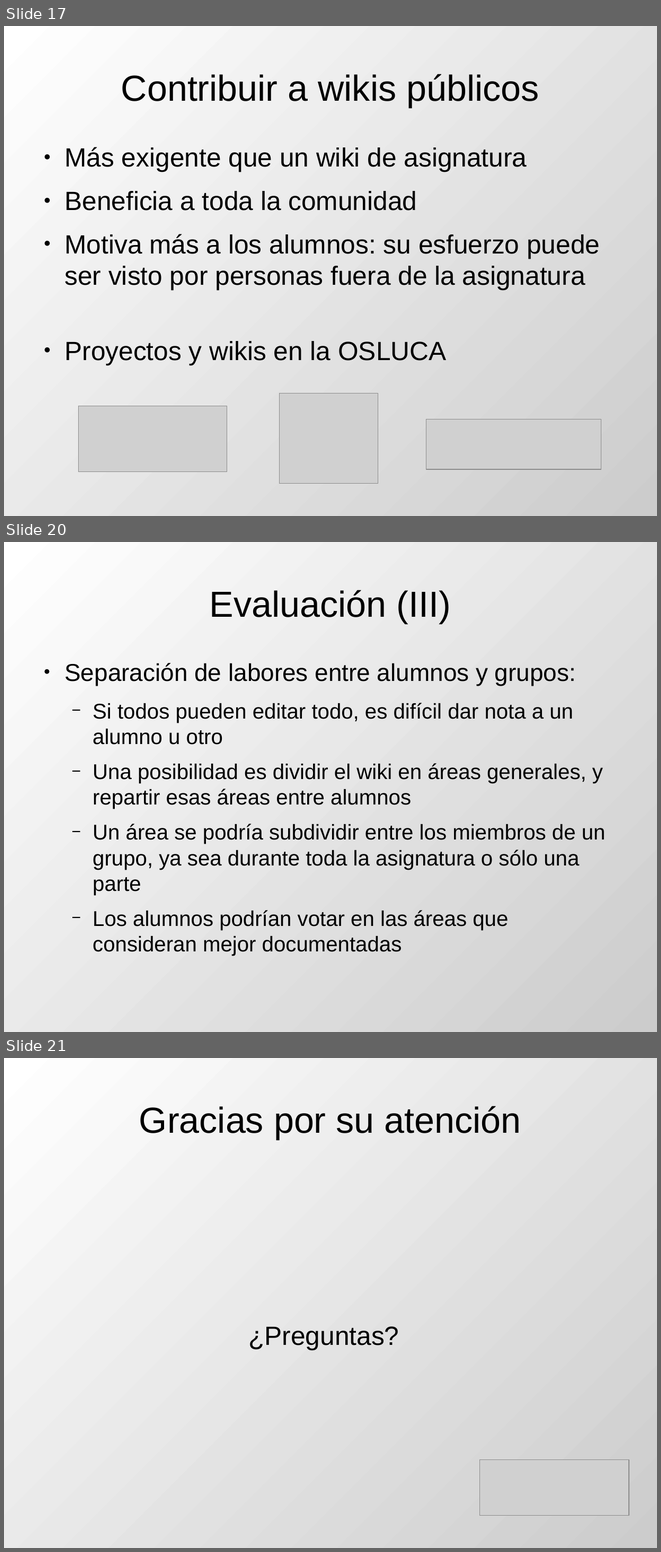
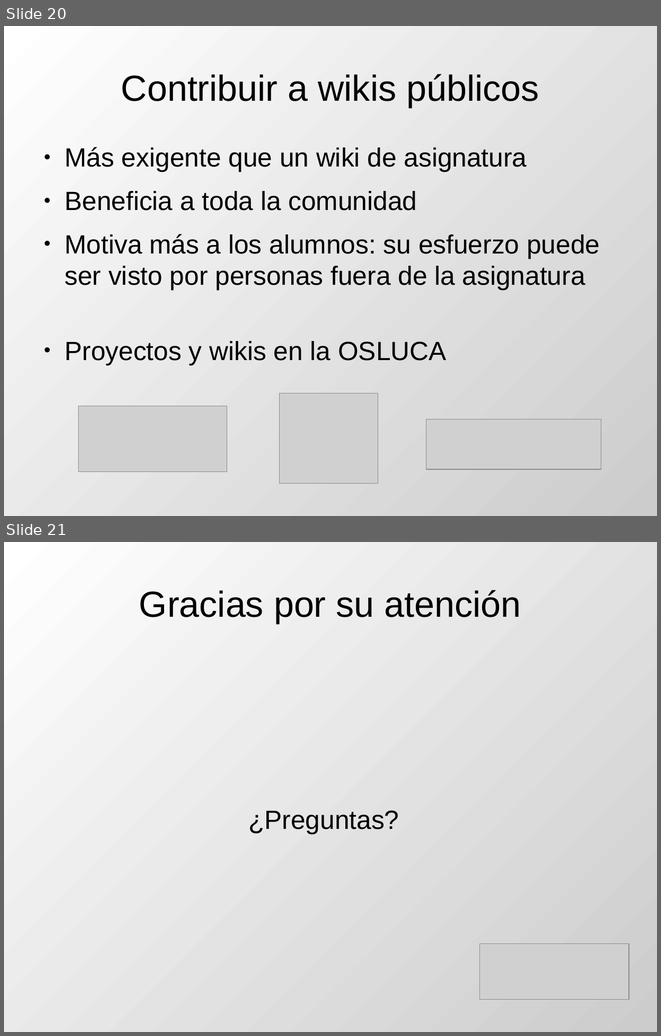
Before and after one commit to DrPantera/wikis4education, a slide deck: uca-2013_07/tema-2-WikisEnEducacion.odp. Shown one above the other, each under a label of ours: slides 17, 20 and 21 before the commit, slides 20 and 21 after it; the slides between them are not shown. The pictures are 661x1552 and 661x1036 pixels, drawn with LibreOffice and Linux fonts; fonts in the diff are those of the drawing; grey boxes stand for pictures. Boxes give left, top, right and bottom in pixels: in the first picture for what was removed or moved away, otherwise in the second. Text is boxed around its words. In the diff, an @@ line names an element or a change of style, - is before the commit and + after.

```diff
--- a/uca-2013_07/tema-2-WikisEnEducacion.odp
+++ b/uca-2013_07/tema-2-WikisEnEducacion.odp
@@ slide 20 removed at [4,542,657,1032], background gradient #FFFFFF to #CCCCCC @@
@@ title removed at [210,590,451,623] @@
-Evaluación (III)
@@ text removed at [64,663,606,952] @@
-● Separación de labores entre alumnos y grupos:
-  − Si todos pueden editar todo, es difícil dar nota a un alumno u otro
-  − Una posibilidad es dividir el wiki en áreas generales, y repartir esas áreas entre alumnos
-  − Un área se podría subdividir entre los miembros de un grupo, ya sea durante toda la asignatura o sólo una parte
-  − Los alumnos podrían votar en las áreas que consideran mejor documentadas
@@ what was slide 17 is now slide 20 @@
```
Also in this commit, not shown: 3 slides changed, 7 slides added, 6 other slides removed, 4 other files.
